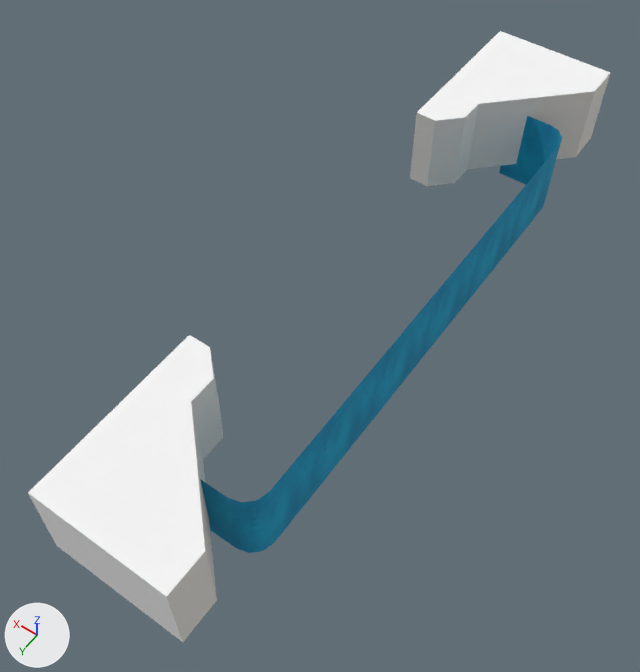
One commit to the glTF model assemblies/Cliff_Cave_Entrance_Waterfall_Wide_Mid.glb: the scene before it, then after it.
Rendered twice from a camera (50 mm lens) standing at (-343.0, 292.0, 747.0) and looking at (-5.0, -181.0, 3.0). Arrows for +X, +Y and +Z are at lower left; the lights stay in place. The older version comes first. Where no turn or scale is listed for an object, it has been applied to the vertices.

Objects in the first picture: 'Cave_Edge_Esse_Mid_2x3.001', 'Cave_Edge_Esse_Mid_2x3.003', 'Water_Waterfall_Mid_Center_1x1.001', 'Water_Waterfall_Mid_Center_1x1.003', 'Water_Waterfall_Mid_Left_1x1.001', 'Water_Waterfall_Mid_Right_1x1.001'.
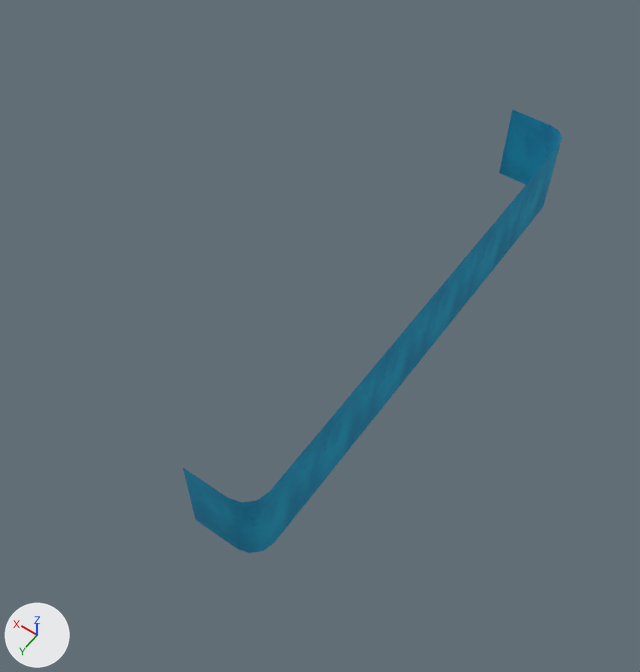
ob_rootnode_001 is not drawn itself; it is the parent of ob_cave_edge_esse_mid_2x3_001.
ob_rootnode_002 is not drawn itself; it is the parent of ob_cave_edge_esse_mid_2x3_003.

Diff of the bpy script that builds the scene:
```diff
--- a/assemblies/Cliff_Cave_Entrance_Waterfall_Wide_Mid.glb.py
+++ b/assemblies/Cliff_Cave_Entrance_Waterfall_Wide_Mid.glb.py
@@ ob_rootnode_001 @@
 ob_rootnode_001 = bpy.data.objects.new('RootNode.001', None)
-ob_rootnode_001.parent = ob_cave_edge_esse_mid_2x3
+ob_rootnode_001.parent = ob_water_waterfall_mid_left_1x1
 ob_rootnode_001.location = (0.0, 0.0, 0.0)
@@ ob_cave_edge_esse_mid_2x3_001 @@
-ob_cave_edge_esse_mid_2x3_001 = bpy.data.objects.new('Cave_Edge_Esse_Mid_2x3.001', me_object4_006)
-ob_cave_edge_esse_mid_2x3_001.parent = ob_rootnode_001
-ob_cave_edge_esse_mid_2x3_001.location = (0.0, 0.0, 0.0)
-ob_cave_edge_esse_mid_2x3_001.rotation_euler = (-1.571, 0.0, 0.0)  # degrees (-90, 0, 0)
-ob_cave_edge_esse_mid_2x3_001.scale = (100.0, 100.0, 100.0)
@@ ob_rootnode_002 @@
 ob_rootnode_002 = bpy.data.objects.new('RootNode.002', None)
-ob_rootnode_002.parent = ob_cave_edge_esse_mid_2x3_002
+ob_rootnode_002.parent = ob_water_waterfall_mid_center_1x1_002
 ob_rootnode_002.location = (0.0, 0.0, 0.0)
@@ ob_cave_edge_esse_mid_2x3_003 @@
-ob_cave_edge_esse_mid_2x3_003 = bpy.data.objects.new('Cave_Edge_Esse_Mid_2x3.003', me_object4_006)
-ob_cave_edge_esse_mid_2x3_003.parent = ob_rootnode_002
-ob_cave_edge_esse_mid_2x3_003.location = (0.0, 0.0, 0.0)
-ob_cave_edge_esse_mid_2x3_003.rotation_euler = (-1.571, 0.0, 0.0)  # degrees (-90, 0, 0)
-ob_cave_edge_esse_mid_2x3_003.scale = (100.0, 100.0, 100.0)
```

Where the change shows, as pixel boxes (x1, y1, x2, y2) in the pictures (640 x 672 px):
'Cave_Edge_Esse_Mid_2x3.003', deleted: before (28, 335, 223, 642)
    faces in mat_hidden (white #f8f8f8): (28, 335, 214, 642)
    faces in mat_cliff_face (light grey #e0ddd7): (167, 349, 223, 642)
'Cave_Edge_Esse_Mid_2x3.001', deleted: before (410, 31, 610, 186)
    faces in mat_cliff_face (light grey #e0ddd7): (410, 74, 610, 186)
    faces in mat_hidden (white #f8f8f8): (417, 31, 610, 121)
